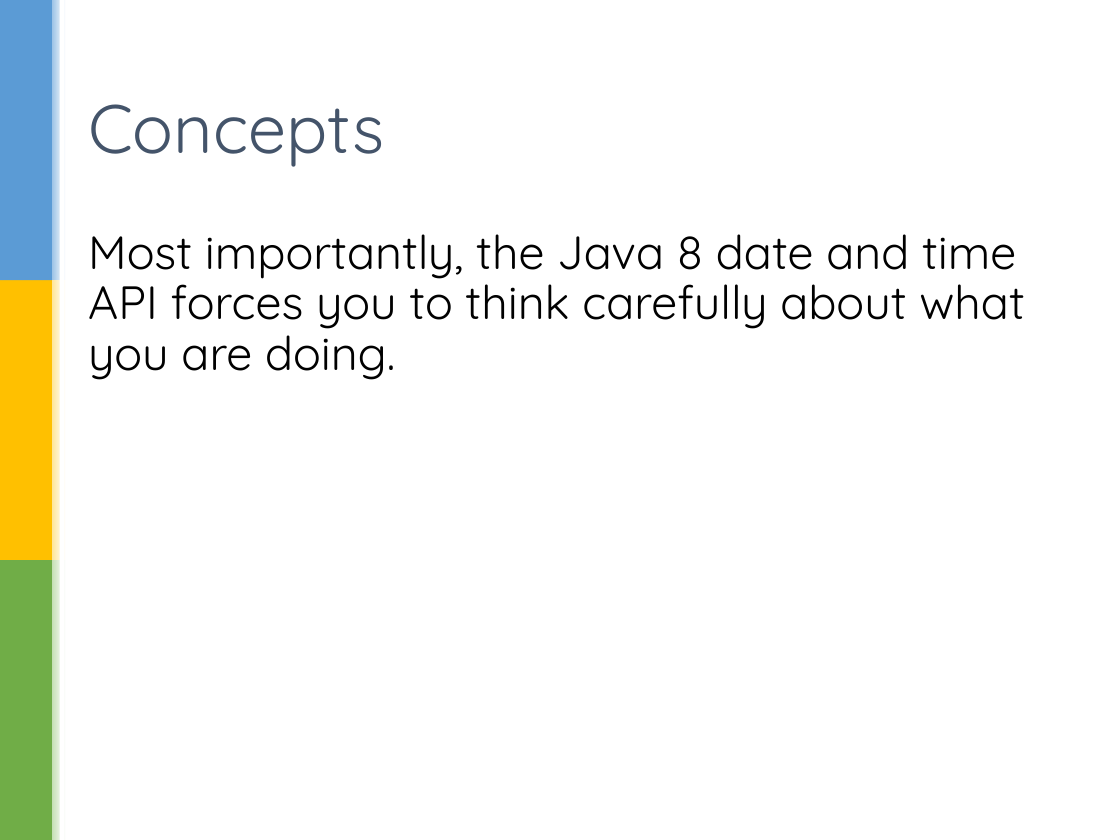
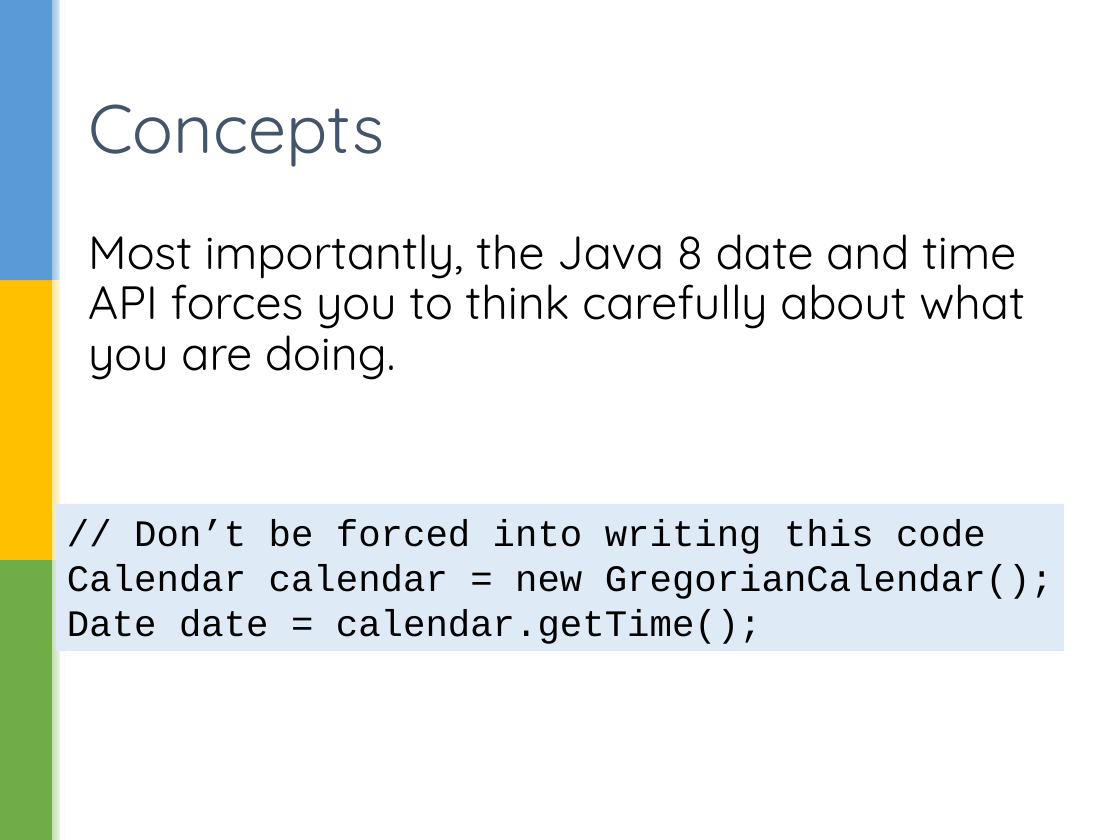
Before and after one commit to sualeh/make-a-date, a slide deck: slide 13 of Java 8 Date and Time API.pptx. Drawn at 1120x840 pixels with LibreOffice and Linux fonts; fonts in the diff are those of the drawing; background and template pictures are left out. Boxes give left, top, right and bottom in pixels: in the first picture for what was removed or moved away, otherwise in the second. Text is boxed around its words. In the diff, an @@ line names an element or a change of style, - is before the commit and + after.

```diff
--- a/Java 8 Date and Time API.pptx
+++ b/Java 8 Date and Time API.pptx
@@ rectangle added at (x1=56, y1=504, x2=1064, y2=651), fill #DEEBF7, 24 pt, text #000000 @@
+// Don’t be forced into writing this code
+Calendar calendar = new GregorianCalendar();
+Date date = calendar.getTime();
```
Also in this commit, not shown: 7 other slides changed, 1 other file.
